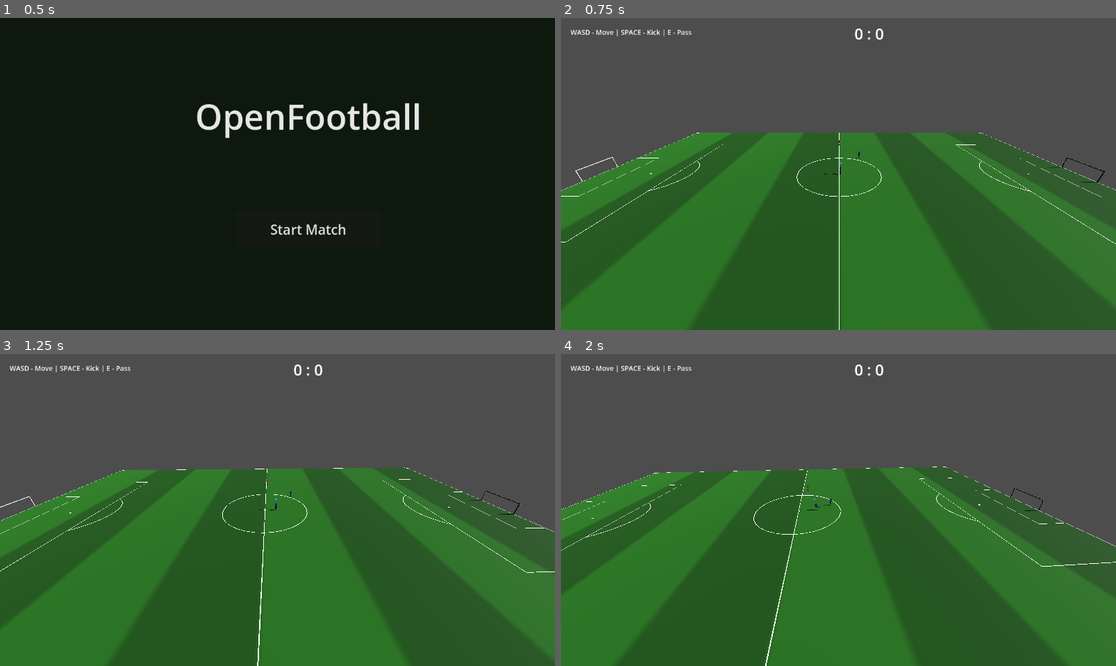
Above: before the commit, frames 1-4 (two rows, left to right).
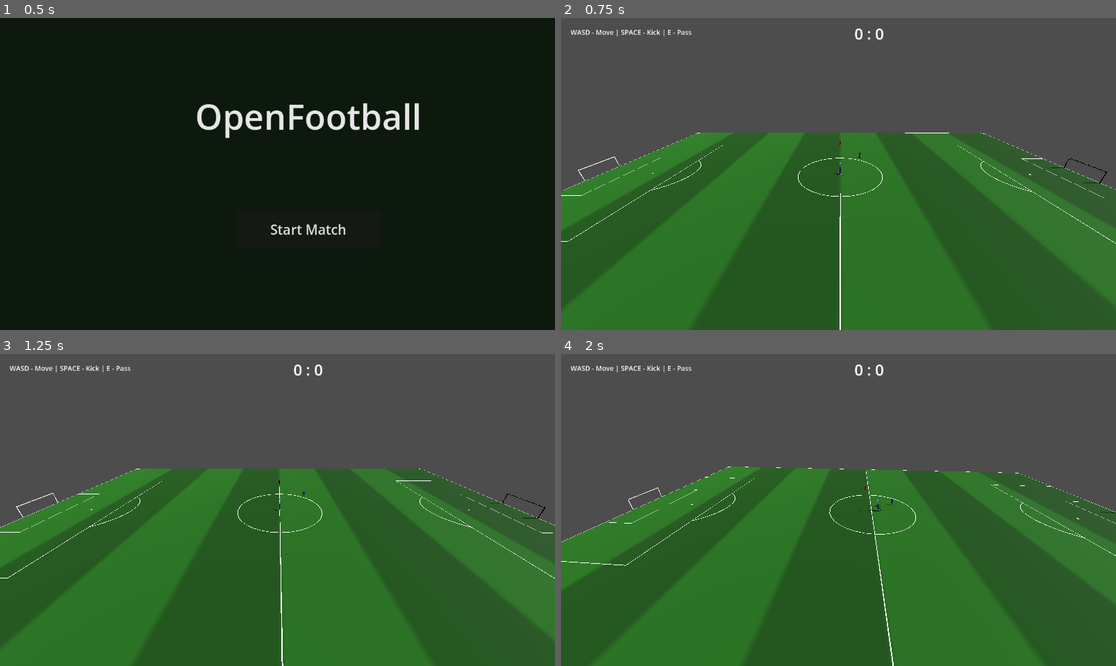
Above: after the commit, the same moments.

Repository: Churikov0112/open_football
Game: Godot game, scene res://scenes/main_menu.tscn
Two runs of this game, one before a commit and one after it. Both use one fixed random seed, a clock stepped at 60 frames per second and the inputs below.
Inputs:
- Up to frame 1 (0.5 s): no input
- Up to frame 2 (0.75 s): click "Start Match" at 0.5 s
- Up to frame 3 (1.25 s): no input
- Up to frame 4 (2 s): hold D (move_right) from 1.28 s (still down); hold Space (kick) from 1.28 s (still down)

Frame 1 is identical in both runs. In frame 2, 0.8% of the frame differs, in the area x 0-100%, y 36-100%; in frame 3, 11%; in frame 4, 52%.

Commit message:
fix(loco): separate boundary collision layer so players stop colliding with the ball
The final-review fix that restored pitch-boundary collision set players'
collision_mask to 1|2, but layer 1 also holds the ball and pitch — so the
player capsule started snagging on the ball via move_and_slide (juddery
dribbling, start-of-match teleport as capsule and ball spawn on the same
spot, camera shake tracking the jittering ball). Move the boundary walls to
their own layer (4); players now mask players+boundaries (2|4) and no longer
see the ball; the ball masks pitch+boundaries (1|4) and stays on layer 1 so
goal/tackle Area detection is unaffected.

Co-Authored-By: Claude Opus 4.8 <noreply@anthropic.com>

Diff:
--- a/scripts/data/football_constants.gd
+++ b/scripts/data/football_constants.gd
@@ -67,6 +67,8 @@
 const LOCO_RUN_ANIM_SPEED := 1.5     # порог входа в стейт run, м/с
 const LOCO_SPRINT_ANIM_SPEED := 9.0  # порог входа в стейт sprint, м/с
 const PLAYER_COLLISION_MASK := 2     # слой полевых игроков (bit2): бьются только друг о друга
+const BOUNDARY_COLLISION_LAYER := 4  # слой границ поля (bit3): отдельно от мяча/питча (слой1),
+                                     # чтобы игрок упирался в стены, но НЕ толкал мяч физически
 
 
 # ═══════════════════════════════════════════
--- a/scripts/match/match_manager.gd
+++ b/scripts/match/match_manager.gd
@@ -51,7 +51,7 @@
 	controlled_player = player_home
 	player_home.add_to_group("team_1")
 	player_home.collision_layer = FootballConstants.PLAYER_COLLISION_MASK
-	player_home.collision_mask = 1 | FootballConstants.PLAYER_COLLISION_MASK
+	player_home.collision_mask = FootballConstants.PLAYER_COLLISION_MASK | FootballConstants.BOUNDARY_COLLISION_LAYER
 	var home_mesh := player_home.get_node_or_null(^"Mesh")
 	if home_mesh:
 		home_mesh.queue_free()
@@ -240,6 +240,9 @@
 func _setup_ball() -> void:
 	ball.script = preload("res://scripts/ball/ball_controller.gd")
 	ball.set_script(ball.script)
+	# Мяч остаётся на слое 1 (гол-детект и подкат-детект завязаны на это), но должен
+	# сталкиваться и с питчем (слой 1), и с границами (ушли на отдельный слой) — иначе улетит за поле.
+	ball.collision_mask = 1 | FootballConstants.BOUNDARY_COLLISION_LAYER
 	ball.body_entered.connect(_on_ball_collision)
 
 
@@ -339,6 +342,8 @@
 		shape.size = w.size
 		col.shape = shape
 		body.add_child(col)
+		body.collision_layer = FootballConstants.BOUNDARY_COLLISION_LAYER
+		body.collision_mask = 0
 		body.global_position = w.pos
 		add_child(body)
 
@@ -372,7 +377,7 @@
 	add_child(new_player)
 	new_player.add_to_group("team_2")
 	new_player.collision_layer = FootballConstants.PLAYER_COLLISION_MASK
-	new_player.collision_mask = 1 | FootballConstants.PLAYER_COLLISION_MASK
+	new_player.collision_mask = FootballConstants.PLAYER_COLLISION_MASK | FootballConstants.BOUNDARY_COLLISION_LAYER
 	var ai_script = preload("res://scripts/ai/simple_ai.gd")
 	new_player.set_script(ai_script)
 	new_player.set_physics_process(true)
@@ -400,7 +405,7 @@
 	add_child(new_player)
 	new_player.add_to_group("team_1")
 	new_player.collision_layer = FootballConstants.PLAYER_COLLISION_MASK
-	new_player.collision_mask = 1 | FootballConstants.PLAYER_COLLISION_MASK
+	new_player.collision_mask = FootballConstants.PLAYER_COLLISION_MASK | FootballConstants.BOUNDARY_COLLISION_LAYER
 	var teammate_script = preload("res://scripts/ai/teammate_ai.gd")
 	new_player.set_script(teammate_script)
 	new_player.set_physics_process(true)
